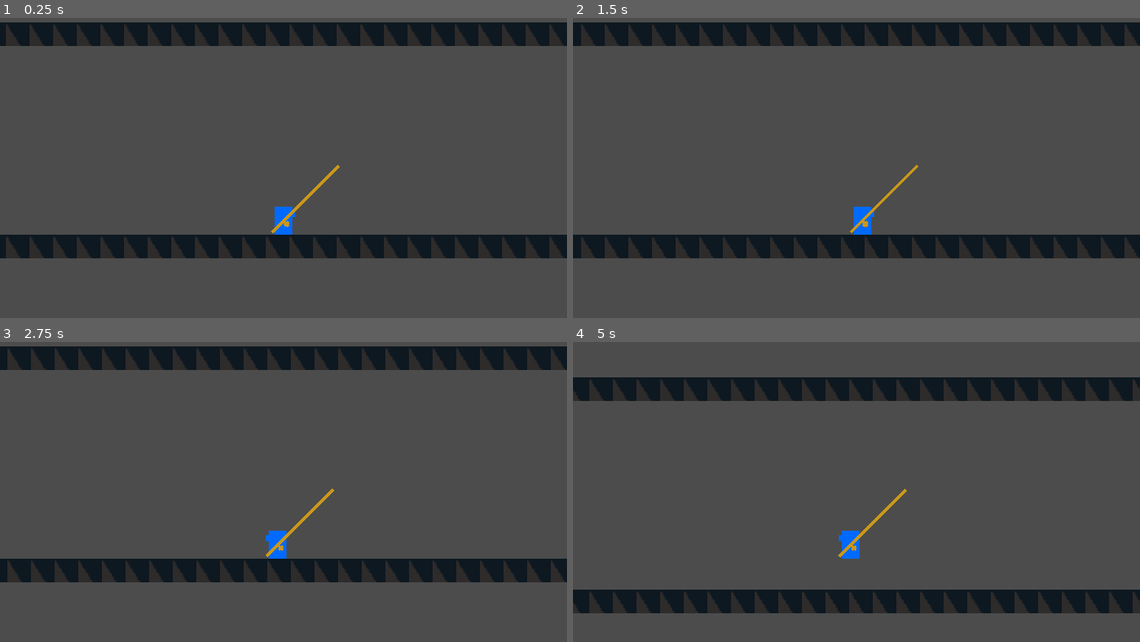
Above: before the commit, frames 1-4 (two rows, left to right).
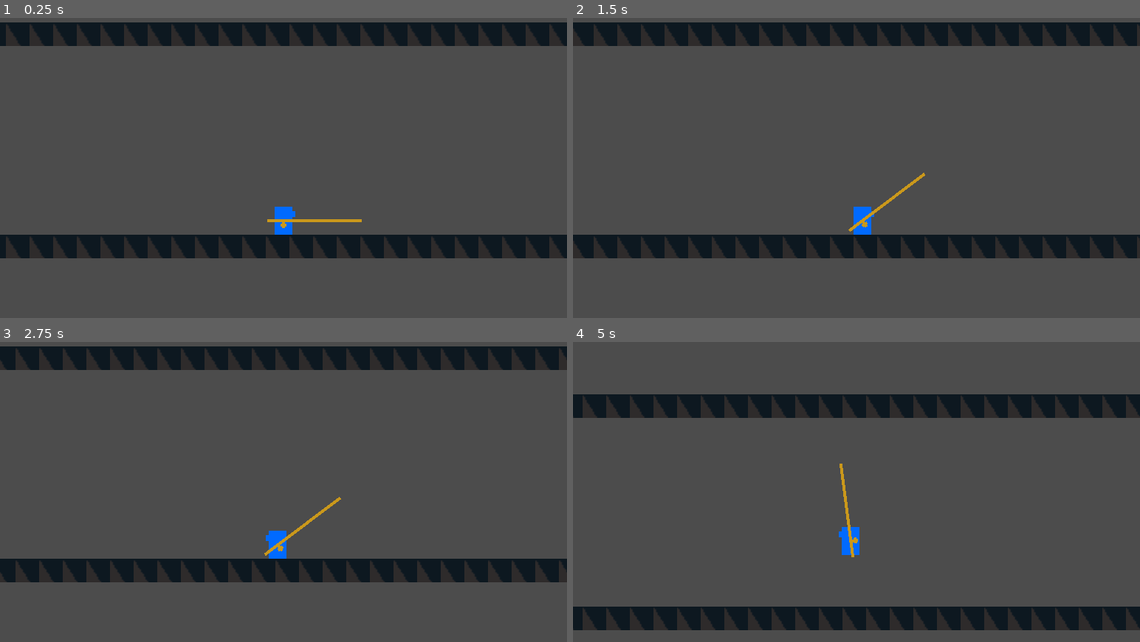
Above: after the commit, the same moments.

Repository: Xalph555/Ponder
Game: Godot game, scene res://Levels/TestLevels/TestLevel.tscn
The game is run twice, just before and just after one commit, with the same random seed, the same clock (stepped at 60 frames per second) and the same inputs. The engine's default icon, where the game draws it, is replaced by a stand-in: a white triangle on a blue panel in a dark square.
Inputs (mouse positions are in pixels of both pictures, inside the frame that each line leads up to):
- Up to frame 1 (0.25 s): no input
- Up to frame 2 (1.5 s): tap Enter at 0.5 s; move the mouse to (981, 144) at 0.52 s; hold D (move_right) from 0.53 s (still down); tap Space (jump) at 0.6, 0.77, 1.07 s; move the mouse to (743, 174) at 1.27 s; click (743, 174) at 1.35 s
- Up to frame 3 (2.75 s): tap Space (jump) at 1.52, 1.55, 1.82, 2.1 s; move the mouse to (340, 414) at 2.02 s; release D (move_right) at 2.03 s; hold A (move_left) from 2.03 s (still down)
- Up to frame 4 (5 s): move the mouse to (828, 546) at 2.77 s; release A (move_left) at 2.78 s; hold D (move_right) 2.78-4.28 s; click (828, 546) at 2.85 s; tap Space (jump) at 3.02, 3.05, 3.32, 3.6, 3.77, 4.07, 4.52, 4.55, 4.82 s; move the mouse to (1026, 531) at 3.52 s; move the mouse to (686, 435) at 4.27 s; hold A (move_left) from 4.28 s (still down); click (686, 435) at 4.35 s

The runs differ from the first frame. In frame 1, 0.3% of the frame differs, in the area x 47-64%, y 48-72%; in frame 2, 8.2%; in frame 3, 7.4%; in frame 4, 26%, in the area x 0-100%, y 11-97%.

Commit message:
Implemented grapple game grapple to fishing rod

Diff:
--- a/Common/Player/Player.gd
+++ b/Common/Player/Player.gd
@@ -23,7 +23,7 @@
 var limit_speed := max_speed
 
 export var on_floor_friction := 0.25
-export var in_air_friction := 0.3
+export var in_air_friction := 0.2
 
 var _current_gravity : float
 
@@ -62,7 +62,7 @@
 func _physics_process(delta: float) -> void:
 	update_inputs()
 
-	velocity.y += 10 # get_gravity() * delta
+	velocity.y += get_gravity() * delta
 	velocity.x = clamp(velocity.x + _input_dir.x * acceleration, -limit_speed, limit_speed)
 
 	limit_speed = lerp(limit_speed, max_speed, 0.02)
@@ -90,7 +90,7 @@
 	# Update visuals
 	update_sprite()
 
-	#print("Velocity: ", velocity)
+	print("Velocity: ", velocity)
 
 
 func update_sprite() -> void:
@@ -136,7 +136,11 @@
 
 # Jump-related functions
 func get_gravity() -> float:
-	return _jump_gravity if velocity.y < 0.0 else _fall_gravity
+	if is_flying:
+		return 7 * (_jump_gravity if velocity.y < 0.0 else _fall_gravity)
+
+	else:
+		return _jump_gravity if velocity.y < 0.0 else _fall_gravity
 
 
 func jump() -> void:
@@ -183,7 +187,11 @@
 		velocity.x = lerp(velocity.x, 0, on_floor_friction)
 
 	else:
+		if is_flying:
+			velocity.y = lerp(velocity.y, 0, in_air_friction)
+
 		velocity.x = lerp(velocity.x, 0, in_air_friction)
+
 
 
 func clamp_speed() -> void:
--- a/Common/Player/UsableItems/FishingRod/PACRod/Hook.gd
+++ b/Common/Player/UsableItems/FishingRod/Hook/Hook.gd
@@ -8,9 +8,11 @@
 #---------------------------------------
 var _move_speed := 1000
 
-var _pull_x := 15
-var _pull_y := 15
+var _pull_x := 60
+var _pull_y := 105
 var _hook_pull := Vector2(_pull_x, _pull_y)
+
+var tension_vec := Vector2.ZERO
 
 var _hook_origin : Position2D
 
@@ -53,15 +55,16 @@
 	_hook_pull.x = sign(_hook_dir.x) * abs(_hook_pull.x)
 	_hook_pull.y = sign(_hook_dir.y) * abs(_hook_pull.y)
 
-	var tension_vec := _hook_dir * _hook_dir.dot(_hook_pull)
-
-#	# dead space
-	var dead_space := 15.0
-	if _distance_to_origin < dead_space:
-		tension_vec *= 0.005 #0.005 * (_pull_x + _pull_y)/2
+	tension_vec = _hook_dir * _hook_dir.dot(_hook_pull)
 
 	_parent.limit_speed = _parent.max_speed * 1.3
 	_parent.velocity += tension_vec
+
+	# dead space
+	var dead_space := 20.0
+	if _distance_to_origin < dead_space:
+		var parent_origin_dist = (_parent.global_position - _hook_origin.global_position).length()
+		_parent.global_position = self.global_position + (_hook_dir * -1 * (dead_space + parent_origin_dist))
 
 
 func fly_hook(delta: float):
@@ -81,7 +84,6 @@
 	_parent = shooter
 	_hook_origin = pos
 	global_position = _hook_origin.global_position
-
 	_move_dir = dir
 
 	_is_hooked = false
--- a/Common/Player/UsableItems/FishingRod/PACRod/Hook.tscn
+++ b/Common/Player/UsableItems/FishingRod/Hook/Hook.tscn
@@ -1,17 +1,17 @@
 [gd_scene load_steps=4 format=2]
 
-[ext_resource path="res://Common/Player/UsableItems/FishingRod/Hook.png" type="Texture" id=1]
-[ext_resource path="res://Common/Player/UsableItems/FishingRod/PACRod/Hook.gd" type="Script" id=2]
+[ext_resource path="res://Common/Player/UsableItems/FishingRod/Hook/Hook.gd" type="Script" id=1]
+[ext_resource path="res://Common/Player/UsableItems/FishingRod/Hook.png" type="Texture" id=2]
 
 [sub_resource type="CircleShape2D" id=1]
 radius = 2.0
 
 [node name="Hook" type="KinematicBody2D"]
 collision_layer = 0
-script = ExtResource( 2 )
+script = ExtResource( 1 )
 
 [node name="HookHead" type="Sprite" parent="."]
-texture = ExtResource( 1 )
+texture = ExtResource( 2 )
 
 [node name="CollisionShape2D" type="CollisionShape2D" parent="."]
 shape = SubResource( 1 )
--- a/Common/Player/UsableItems/FishingRod/PACRod/PACFishingRod.gd
+++ b/Common/Player/UsableItems/FishingRod/PACRod/PACFishingRod.gd
@@ -6,7 +6,9 @@
 
 # Variables:
 #---------------------------------------
-export(PackedScene) var hook;
+export(PackedScene) var hook
+
+export var line_length := 20.0
 
 var _hook_instance
 
@@ -22,9 +24,9 @@
 # Functions:
 #---------------------------------------
 func _physics_process(delta: float) -> void:
-	if parent.is_on_floor():
-		if _can_grapple:
-			parent.is_flying = false
+#	if parent.is_on_floor():
+#		if _can_grapple:
+#			parent.is_flying = false
 
 	# charging rod
 	if Input.is_action_just_pressed("Action1") and _can_grapple:
@@ -37,10 +39,11 @@
 
 		throw_grapple()
 
-
 	# throw rod
 	if Input.is_action_just_released("Action1"):
 		release_grapple()
+
+	update_sprite()
 
 
 func throw_grapple() -> void:
@@ -48,7 +51,7 @@
 		_can_grapple = false
 
 		var hook_dir : Vector2 = get_global_mouse_position() - _hook_point.global_position
-		print(rad2deg(hook_dir.angle()))
+#		print(rad2deg(hook_dir.angle()))
 		hook_dir = hook_dir.normalized()
 
 		#print(rad2deg(to_local(hook_dir).angle()))
@@ -70,3 +73,8 @@
 
 		_hook_instance.release()
 		_hook_instance = null
+
+
+func update_sprite() -> void:
+	if _hook_instance:
+		_pivot_point.look_at(_hook_instance.global_position)
--- a/Common/Player/UsableItems/FishingRod/PACRod/PACFishingRod.tscn
+++ b/Common/Player/UsableItems/FishingRod/PACRod/PACFishingRod.tscn
@@ -1,7 +1,7 @@
 [gd_scene load_steps=4 format=2]
 
 [ext_resource path="res://Common/Player/UsableItems/FishingRod/FishingRod.png" type="Texture" id=1]
-[ext_resource path="res://Common/Player/UsableItems/FishingRod/PACRod/Hook.tscn" type="PackedScene" id=2]
+[ext_resource path="res://Common/Player/UsableItems/FishingRod/Hook/Hook.tscn" type="PackedScene" id=2]
 [ext_resource path="res://Common/Player/UsableItems/FishingRod/PACRod/PACFishingRod.gd" type="Script" id=3]
 
 [node name="PACFishingRod" type="Node2D"]
@@ -11,11 +11,11 @@
 [node name="Tween" type="Tween" parent="."]
 
 [node name="PivotPoint" type="Position2D" parent="."]
-rotation = 0.785398
 
 [node name="Sprite" type="Sprite" parent="PivotPoint"]
-position = Vector2( 2, -21 )
+position = Vector2( 21, 2 )
+rotation = 1.5708
 texture = ExtResource( 1 )
 
 [node name="HookPoint" type="Position2D" parent="PivotPoint"]
-position = Vector2( 0, -52 )
+position = Vector2( 51, 0 )
